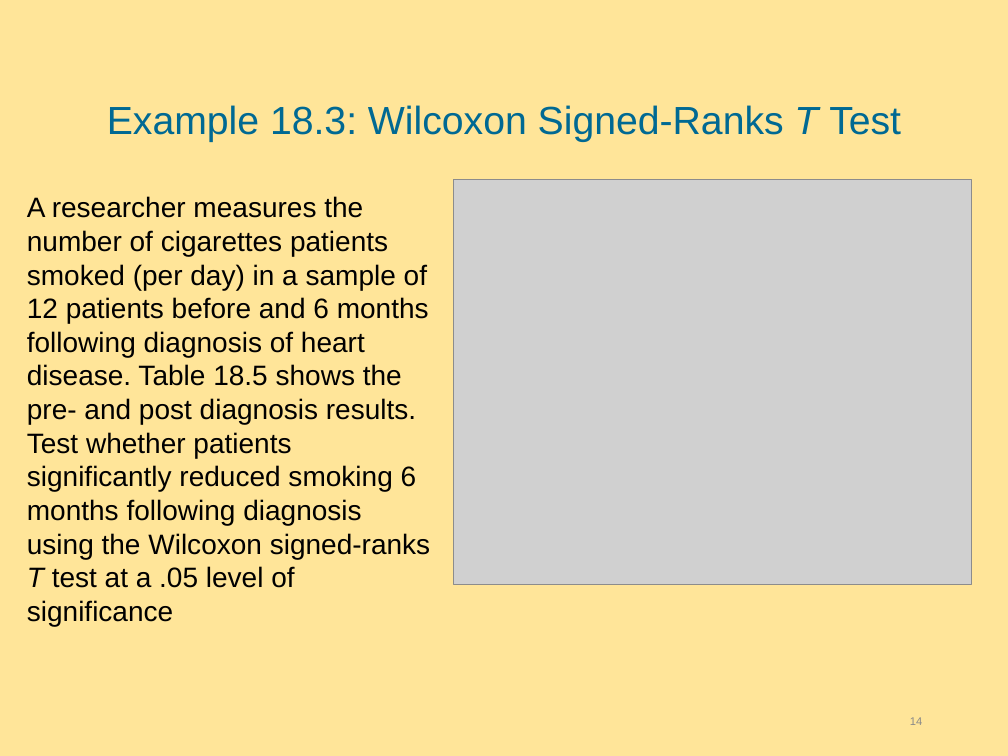
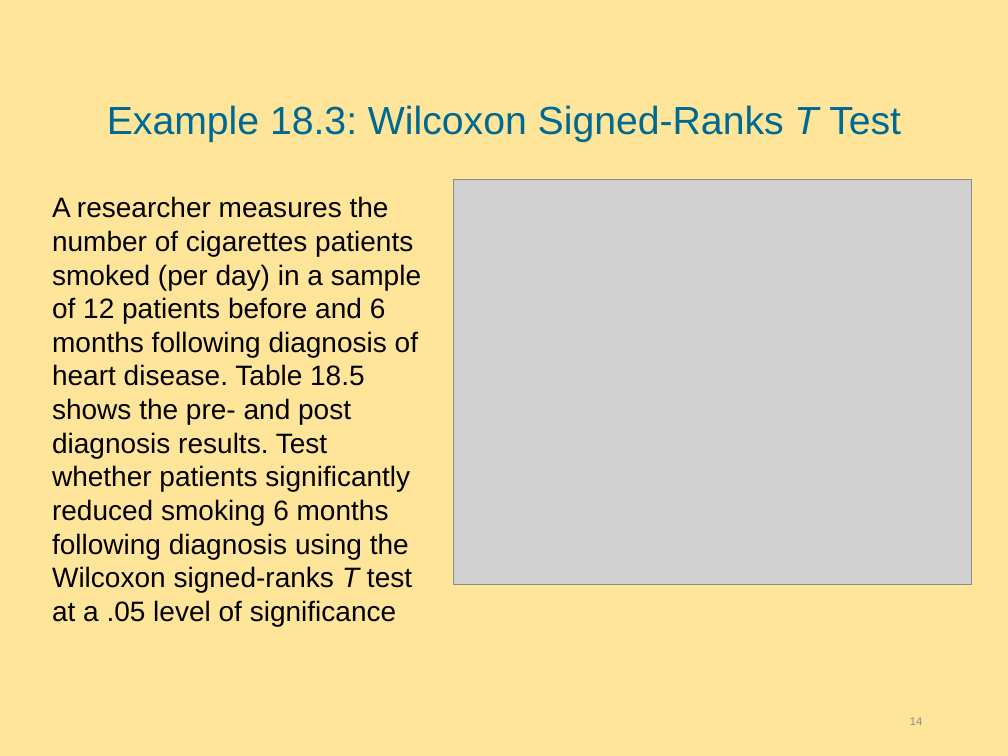
Before and after one commit to hejibo/Psychological-Statistics, a slide deck: slide 14 of Lecture 18 - Slides-Nonparametric Tests Tests for Ordinal Data/Lecture 18 - Slides-Nonparametric Tests Tests for Ordinal Data.pptx. Drawn at 1008x756 pixels with LibreOffice and Linux fonts; fonts in the diff are those of the drawing; grey boxes stand for pictures; background and template pictures are left out. Boxes give left, top, right and bottom in pixels: in the first picture for what was removed or moved away, otherwise in the second. Text is boxed around its words. In the diff, an @@ line names an element or a change of style, - is before the commit and + after.

```diff
--- a/Lecture 18 - Slides-Nonparametric Tests Tests for Ordinal Data/Lecture 18 - Slides-Nonparametric Tests Tests for Ordinal Data.pptx
+++ b/Lecture 18 - Slides-Nonparametric Tests Tests for Ordinal Data/Lecture 18 - Slides-Nonparametric Tests Tests for Ordinal Data.pptx
@@ text "A researcher measures the number ..." rewrapped from (27, 196, 430, 626) to (52, 196, 421, 626) @@
```
Also in this commit, not shown: 5 other slides changed, 1 slide added, 30 other files.
